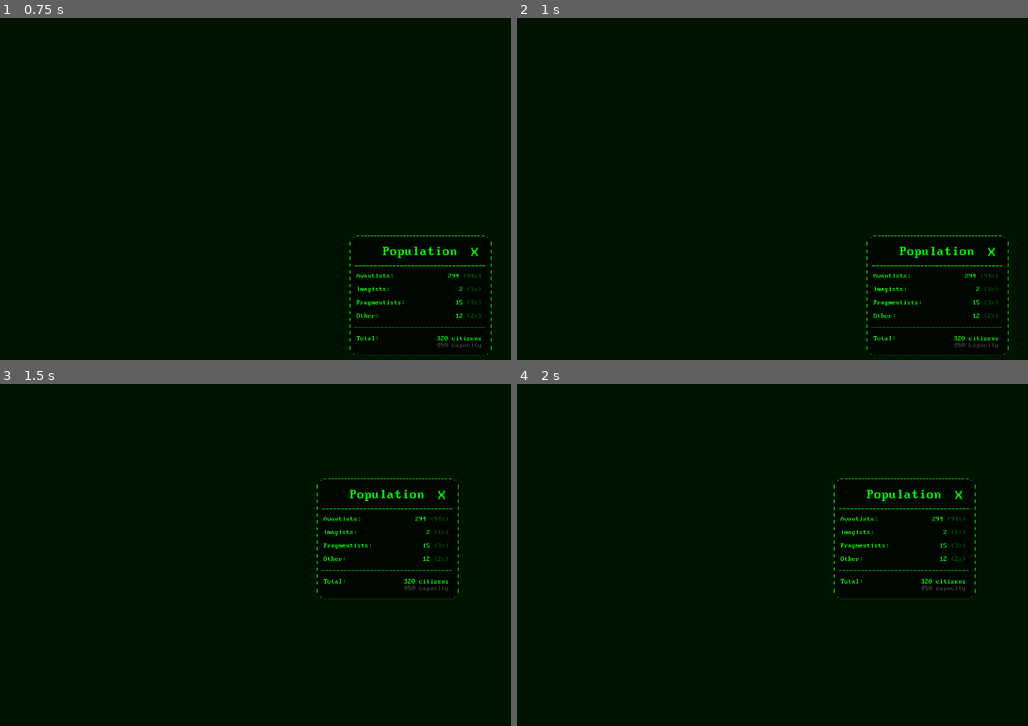
Above: before the commit, frames 1-4 (two rows, left to right).
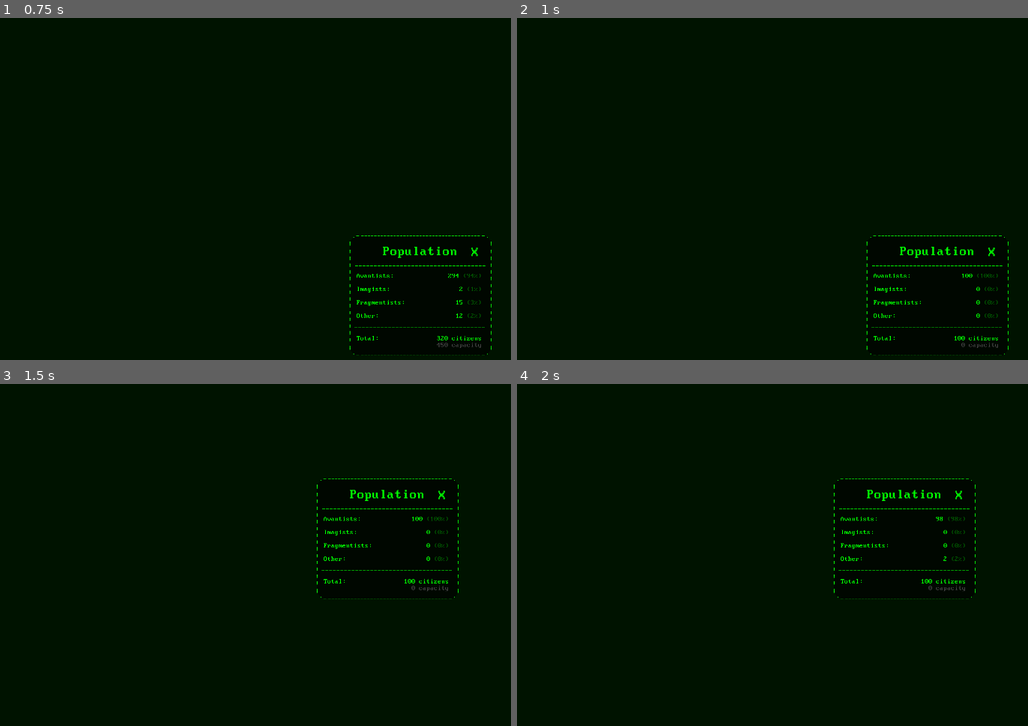
Above: after the commit, the same moments.

Repository: AlexHoratio/SATRAP
Game: Godot game, scene res://Prefabs/Entities/Windows/population_viewer.tscn
The game is run twice, just before and just after one commit, with the same random seed, the same clock (stepped at 60 frames per second) and the same inputs. This scene is started directly instead of the project's main scene.
Inputs (mouse positions are in pixels of both pictures, inside the frame that each line leads up to):
- Up to frame 1 (0.75 s): click (419, 250) at 0.5 s
- Up to frame 2 (1 s): no input
- Up to frame 3 (1.5 s): tap Enter at 1.25 s; move the mouse to (388, 493) at 1.27 s; hold D (right) from 1.28 s (still down); click (388, 493) at 1.35 s
- Up to frame 4 (2 s): keep holding D (right)

Frame 1 is identical in both runs. In frame 2, 0.1% of the frame differs, in the area x 85-93%, y 74-97%; in frame 3, 0.1%, in the area x 79-87%, y 38-61%; in frame 4, less than 0.1%.

Commit message:
pop conversions

Diff:
--- a/Prefabs/Entities/Windows/population_viewer.gd
+++ b/Prefabs/Entities/Windows/population_viewer.gd
@@ -8,7 +8,7 @@
 
 
 func _ready():
-	pass
+	Ticks.tick.connect(update_text)
 
 func _process(delta):
 	if dragging:
@@ -16,6 +16,27 @@
 
 	if Input.is_action_just_pressed("esc"):
 		close()
+
+func update_text() -> void:
+	var pop_total = Ticks.get_pop_total()
+
+	var props = {
+		"a": int(100 * float(Ticks.local_interests["avantists"]) / float(pop_total)),
+		"i": int(100 * float(Ticks.local_interests["imagists"]) / float(pop_total)),
+		"f": int(100 * float(Ticks.local_interests["fragmentists"]) / float(pop_total)),
+		"o": int(100 * float(Ticks.local_interests["other"]) / float(pop_total)),
+	}
+
+	$ascii_patch/breakdown_r.text = "[color=#0f0]" + str(int(Ticks.local_interests["avantists"])) + " [color=#00ff0055](" + str(props["a"]) + "%)
+
+[color=#0f0]" + str(int(Ticks.local_interests["imagists"])) + " [color=#00ff0055](" + str(props["i"]) + "%)
+
+[color=#0f0]" + str(int(Ticks.local_interests["fragmentists"])) + " [color=#00ff0055](" + str(props["f"]) + "%)
+
+[color=#0f0]" + str(int(Ticks.local_interests["other"])) + " [color=#00ff0055](" + str(props["o"]) + "%)"
+
+	$ascii_patch/total_r.text = "[color=#0f0]" + str(int(pop_total)) + " citizens
+[color=#444]" + str(int(Ticks.pop_cap)) + " capacity"
 
 func close() -> void:
 	emit_signal("closed")
--- a/Scripts/Ticks.gd
+++ b/Scripts/Ticks.gd
@@ -1,6 +1,29 @@
 extends Node
 
 signal tick
+
+var pop_conversion_weights = {
+	"avantists": {
+		"imagists": 0.5,
+		"fragmentists": 0.5,
+		"other": 1.5,
+	},
+	"imagists": {
+		"avantists": 0.1,
+		"fragmentists": 0.5,
+		"other": 1.0,
+	},
+	"fragmentists": {
+		"avantists": 1.0,
+		"imagists": 0.5,
+		"other": 0.5,
+	},
+	"other": {
+		"avantists": 1.0,
+		"imagists": 1.0,
+		"fragmentists": 1.0
+	}
+}
 
 var resources = {
 	"money": 150,
@@ -27,6 +50,8 @@
 	"other": 0
 }
 
+var pop_cap = 0
+
 var tick_id = 0
 var tick_speed = 1
 var tick_timer = 0
@@ -48,6 +73,10 @@
 func proc_tick():
 	calculate_res_change_per_second()
 
+	calculate_pop_cap()
+	calculate_pop_conversions()
+
+
 func calculate_res_change_per_second() -> void:
 	pass
 
@@ -64,3 +93,26 @@
 
 	if speed_multiplier > 4.0:
 		speed_multiplier = 1.0
+
+func calculate_pop_cap() -> void:
+	pop_cap = 0
+	for building in get_tree().get_nodes_in_group("buildings"):
+		if building.building_name == "Civilian":
+			pop_cap += 25
+
+func get_pop_total() -> int:
+	var total = 0
+
+	for key in local_interests.keys():
+		total += local_interests[key]
+
+	return total
+
+func calculate_pop_conversions() -> void:
+
+	for from in pop_conversion_weights.keys():
+		for to in pop_conversion_weights[from].keys():
+			var amnt = clamp(int(abs(randfn(0, pop_conversion_weights[from][to]))), 0, local_interests[from])
+
+			local_interests[from] -= amnt
+			local_interests[to] += amnt
